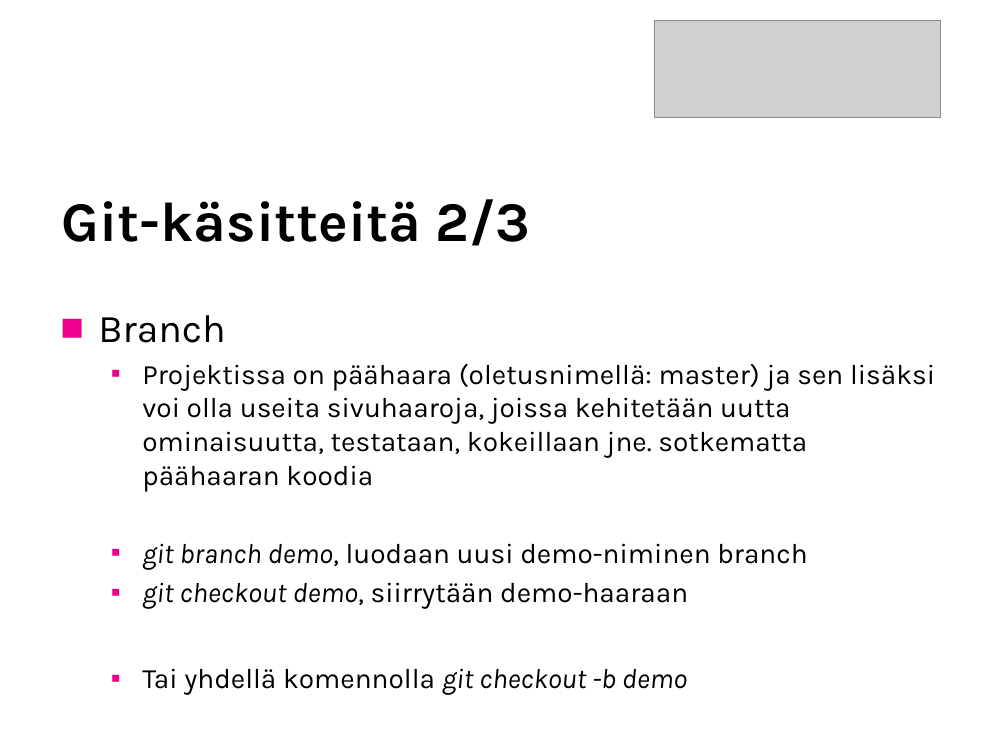
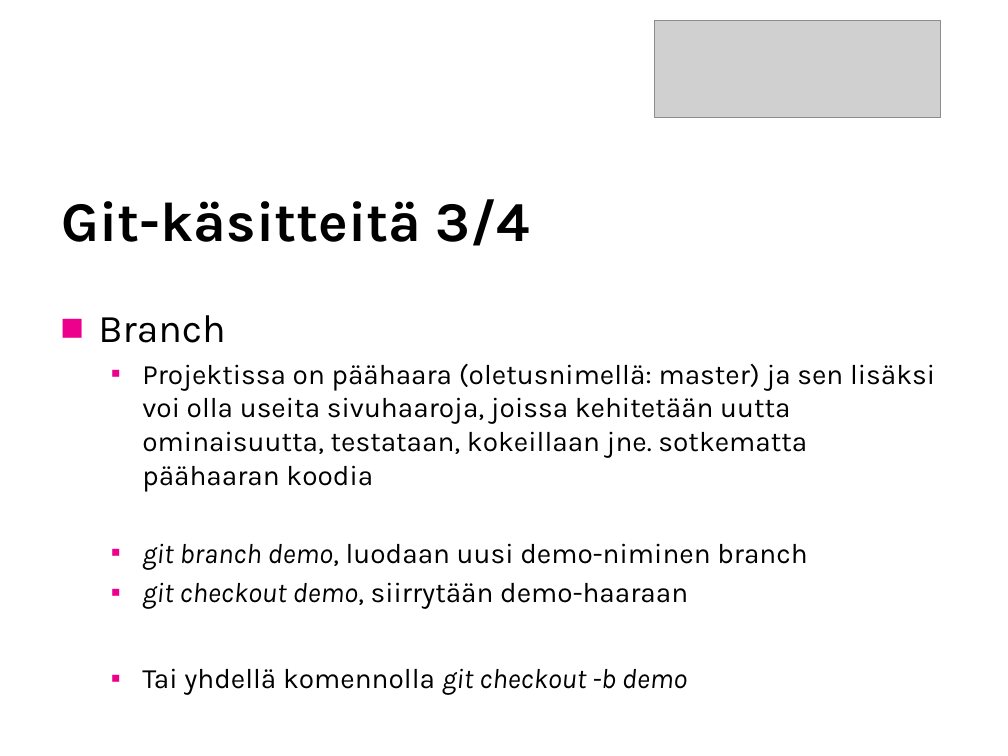
Before and after one commit to SavoniaUAS/versioncontrol, a slide deck: slide 11 of versionhallinta.pptx (slide 10 before the commit). Drawn at 1008x756 pixels with LibreOffice and Linux fonts; fonts in the diff are those of the drawing; grey boxes stand for pictures; background and template pictures are left out. Boxes give left, top, right and bottom in pixels: in the first picture for what was removed or moved away, otherwise in the second. Text is boxed around its words. In the diff, an @@ line names an element or a change of style, - is before the commit and + after.

```diff
--- a/versionhallinta.pptx
+++ b/versionhallinta.pptx
@@ title at (62, 199, 529, 246): text changed @@
-Git-käsitteitä 2/3
+Git-käsitteitä 3/4
```
Also in this commit, not shown: 6 other slides changed, 7 slides added, 1 other file.
